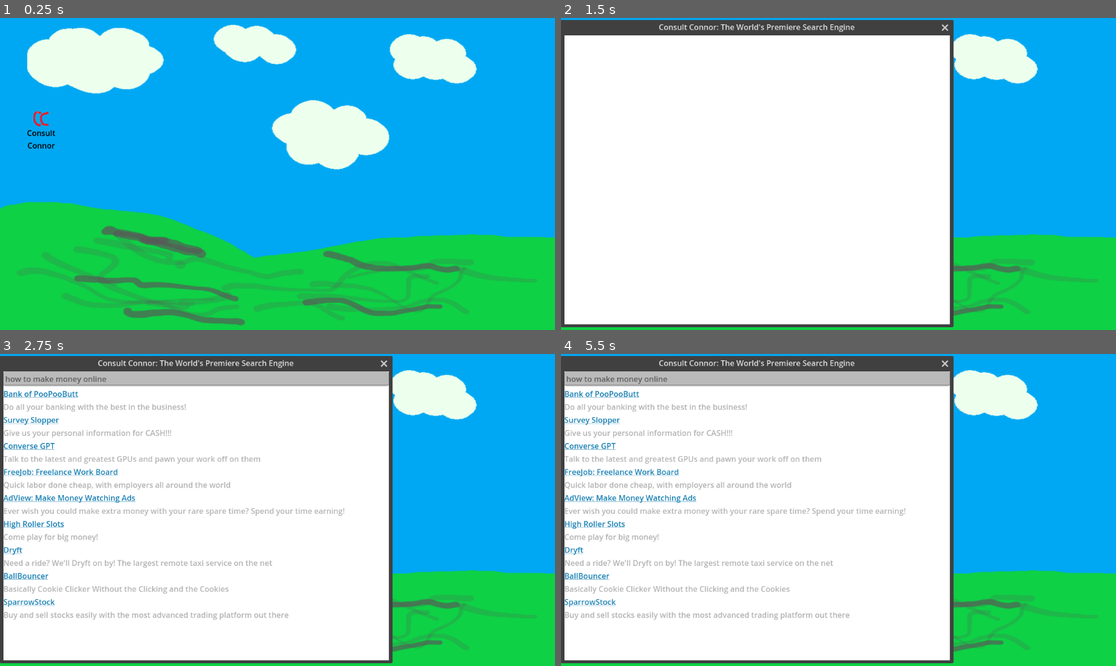
Above: before the commit, frames 1-4 (two rows, left to right).
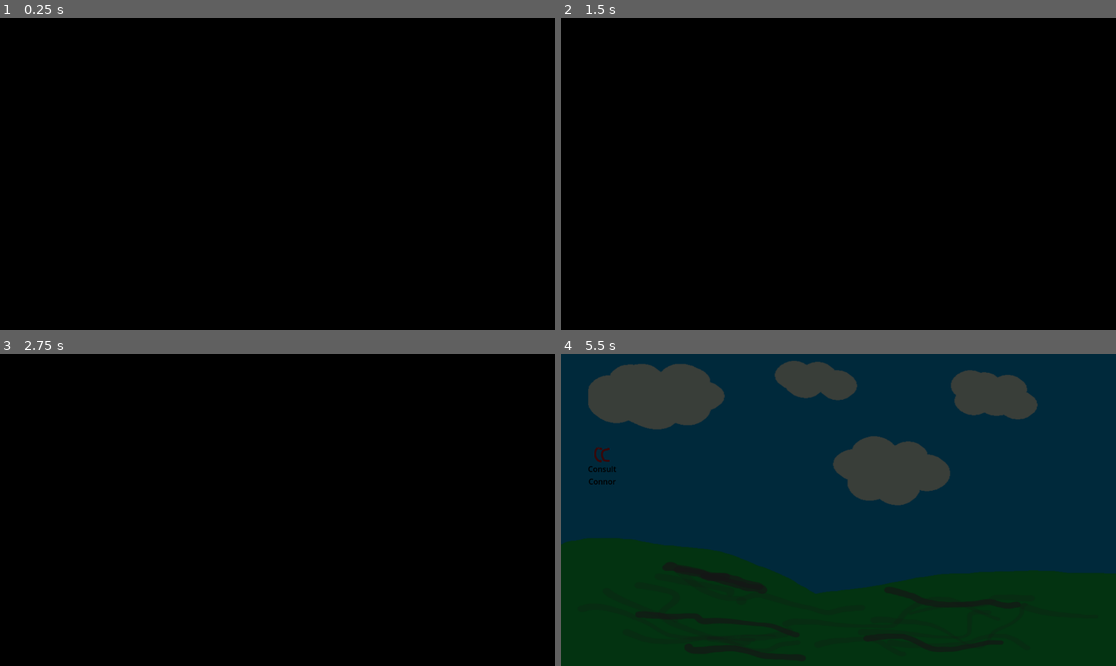
Above: after the commit, the same moments.

Repository: zsmitty2020/SSUFamJam25
Game: Godot game, scene res://Desktop/desktop.tscn
The game is run twice, just before and just after one commit, with the same random seed, the same clock (stepped at 60 frames per second) and the same inputs. The engine's default icon, where the game draws it, is replaced by a stand-in: a white triangle on a blue panel in a dark square.
Inputs (mouse positions are in pixels of both pictures, inside the frame that each line leads up to):
- Up to frame 1 (0.25 s): no input
- Up to frame 2 (1.5 s): click "Consult Connor" at 0.5 s; click (810, 186) at 1.25 s, where only the run before the commit has a clickable "Search"
- Up to frame 3 (2.75 s): tap Enter at 2 s; hold D (blackoutRight) from 2.03 s (still down); tap Space (flappy_fly_jump) at 2.27, 2.57 s
- Up to frame 4 (5.5 s): tap Space (flappy_fly_jump) at 2.75, 3.02, 3.32, 4.25, 4.52, 4.82, 5.27 s; release D (blackoutRight) at 2.78 s; hold S (blackoutDown) 2.78-3.53 s; tap Enter at 3.5, 5 s; hold D (blackoutRight) 3.53-4.28 s; hold W (blackoutUp) 4.28-5.03 s; hold A (blackoutLeft) from 5.03 s (still down)

The runs differ from the first frame. In frame 1, 100% of the frame differs, in the area x 0-100%, y 0-100%; in frame 2, 100%; in frame 3, 100%; in frame 4, 100%.

Commit message:
added boot-up sound

Diff:
--- a/ssu-fam-jam-game-godot-project/Desktop/desktop.gd
+++ b/ssu-fam-jam-game-godot-project/Desktop/desktop.gd
@@ -5,10 +5,11 @@
 func _ready() -> void:
 	get_tree().root.size_changed.connect(_on_viewport_size_changed)
 	_on_viewport_size_changed()
+	$AnimationPlayer.play("Fade-In")
 
 
 # Called every frame. 'delta' is the elapsed time since the previous frame.
-func _process(delta: float) -> void:
+func _process(_delta: float) -> void:
 	pass
 
 func _on_viewport_size_changed():
--- a/ssu-fam-jam-game-godot-project/Desktop/desktop.tscn
+++ b/ssu-fam-jam-game-godot-project/Desktop/desktop.tscn
@@ -1,10 +1,72 @@
-[gd_scene load_steps=6 format=3 uid="uid://bhpxu325vkobw"]
+[gd_scene load_steps=10 format=3 uid="uid://bhpxu325vkobw"]
 
 [ext_resource type="Texture2D" uid="uid://c704nmwmiwsf5" path="res://Desktop/Background.png" id="1_d8c33"]
 [ext_resource type="Script" path="res://Desktop/desktop.gd" id="2_kfh0y"]
 [ext_resource type="PackedScene" uid="uid://dgmi3cmk7hye3" path="res://Desktop/desktop_icons.tscn" id="2_shxmn"]
 [ext_resource type="PackedScene" uid="uid://dfp36yjnfafbp" path="res://Windows/Search/search_window.tscn" id="3_vxohe"]
 [ext_resource type="Texture2D" uid="uid://d0cen2x05xo0t" path="res://Desktop/ConsultConnorImage.png" id="4_kfh0y"]
+[ext_resource type="AudioStream" uid="uid://mwxyeldxfkxs" path="res://Desktop/Boot-Up.ogg" id="6_qdvnp"]
+
+[sub_resource type="Animation" id="Animation_mf63n"]
+resource_name = "Fade-In"
+length = 16.0
+tracks/0/type = "value"
+tracks/0/imported = false
+tracks/0/enabled = true
+tracks/0/path = NodePath("AudioStreamPlayer:playing")
+tracks/0/interp = 1
+tracks/0/loop_wrap = true
+tracks/0/keys = {
+"times": PackedFloat32Array(0),
+"transitions": PackedFloat32Array(1),
+"update": 1,
+"values": [true]
+}
+tracks/1/type = "value"
+tracks/1/imported = false
+tracks/1/enabled = true
+tracks/1/path = NodePath("AnimationPlayer/FadeIn:color")
+tracks/1/interp = 1
+tracks/1/loop_wrap = true
+tracks/1/keys = {
+"times": PackedFloat32Array(0, 5.1678896, 6.468072),
+"transitions": PackedFloat32Array(1, 1, 1),
+"update": 0,
+"values": [Color(0, 0, 0, 1), Color(0, 0, 0, 1), Color(0, 0, 0, 0)]
+}
+
+[sub_resource type="Animation" id="Animation_h8sll"]
+length = 0.001
+tracks/0/type = "value"
+tracks/0/imported = false
+tracks/0/enabled = true
+tracks/0/path = NodePath("AudioStreamPlayer:playing")
+tracks/0/interp = 1
+tracks/0/loop_wrap = true
+tracks/0/keys = {
+"times": PackedFloat32Array(0),
+"transitions": PackedFloat32Array(1),
+"update": 1,
+"values": [false]
+}
+tracks/1/type = "value"
+tracks/1/imported = false
+tracks/1/enabled = true
+tracks/1/path = NodePath("AnimationPlayer/FadeIn:color")
+tracks/1/interp = 1
+tracks/1/loop_wrap = true
+tracks/1/keys = {
+"times": PackedFloat32Array(0),
+"transitions": PackedFloat32Array(1),
+"update": 0,
+"values": [Color(0, 0, 0, 1)]
+}
+
+[sub_resource type="AnimationLibrary" id="AnimationLibrary_2t36a"]
+_data = {
+&"Fade-In": SubResource("Animation_mf63n"),
+&"RESET": SubResource("Animation_h8sll")
+}
 
 [node name="Desktop" type="TextureRect"]
 anchors_preset = 15
@@ -24,3 +86,20 @@
 link = ExtResource("3_vxohe")
 image = ExtResource("4_kfh0y")
 label = "Consult Connor"
+
+[node name="AudioStreamPlayer" type="AudioStreamPlayer" parent="."]
+stream = ExtResource("6_qdvnp")
+
+[node name="AnimationPlayer" type="AnimationPlayer" parent="."]
+libraries = {
+&"": SubResource("AnimationLibrary_2t36a")
+}
+
+[node name="FadeIn" type="ColorRect" parent="AnimationPlayer"]
+anchors_preset = 15
+anchor_right = 1.0
+anchor_bottom = 1.0
+grow_horizontal = 2
+grow_vertical = 2
+mouse_filter = 1
+color = Color(0, 0, 0, 1)
Not shown, added: ssu-fam-jam-game-godot-project/Desktop/Boot-Up.ogg.import
Not shown, added: ssu-fam-jam-game-godot-project/Desktop/Boot-Up.ogg
